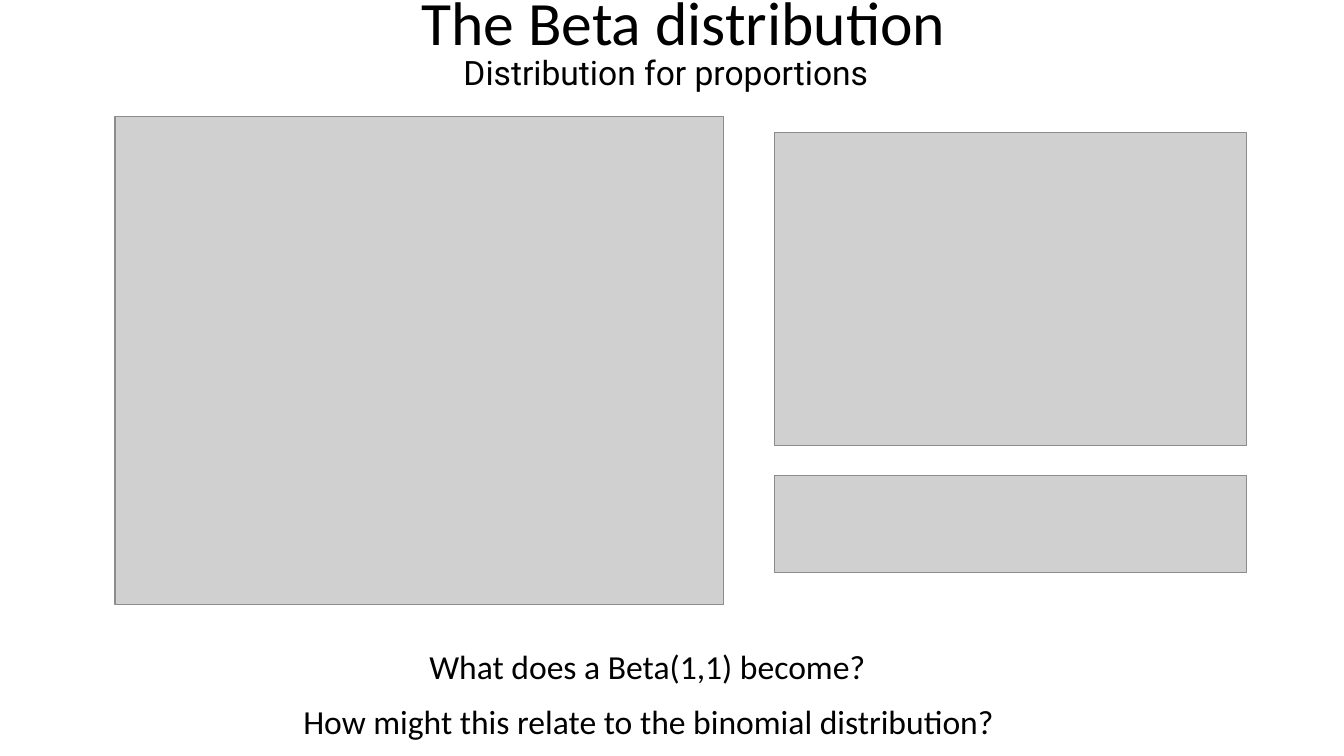
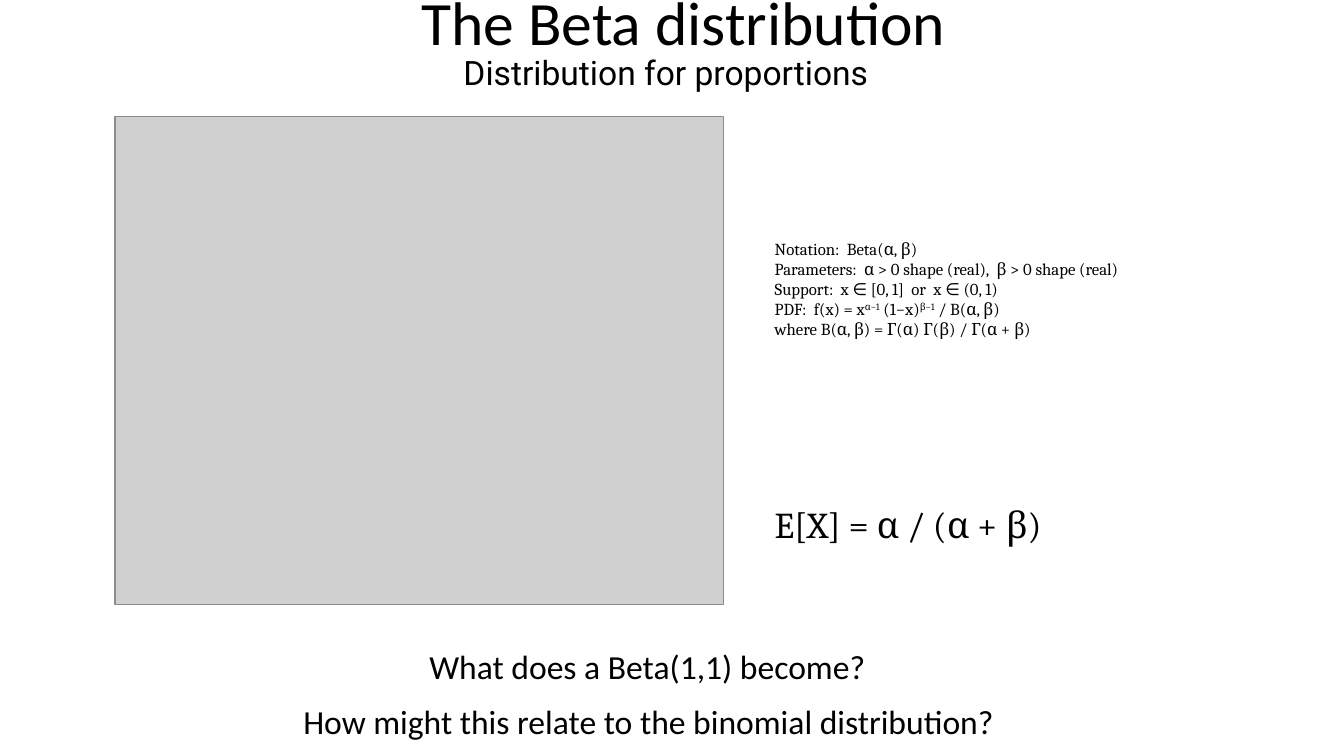
Before and after one commit to taaltree/FW536, a slide deck: slide 36 of Day2_GLM/FW536_Day2_Morning_ContinuousDistributions_accessible.pptx. Drawn at 1344x756 pixels with LibreOffice and Linux fonts; fonts in the diff are those of the drawing; grey boxes stand for pictures. Boxes give left, top, right and bottom in pixels: in the first picture for what was removed or moved away, otherwise in the second. Text is boxed around its words. In the diff, an @@ line names an element or a change of style, - is before the commit and + after.

```diff
--- a/Day2_GLM/FW536_Day2_Morning_ContinuousDistributions_accessible.pptx
+++ b/Day2_GLM/FW536_Day2_Morning_ContinuousDistributions_accessible.pptx
@@ picture removed at <box>775,132,1247,445</box> @@
@@ text added at <box>775,242,1118,339</box>, 12 pt, text #000000 @@
+Notation: Beta(α, β)
+Parameters: α > 0 shape (real), β > 0 shape (real)
+Support: x ∈ [0, 1] or x ∈ (0, 1)
+PDF: f(x) = xα−1 (1−x)β−1 / B(α, β)
+where B(α, β) = Γ(α) Γ(β) / Γ(α + β)
@@ picture removed at <box>775,476,1247,573</box> @@
@@ text added at <box>775,510,1028,547</box>, 26 pt, text #000000 @@
+E[X] = α / (α + β)
```
Also in this commit, not shown: 7 other slides changed, 3 other files.
